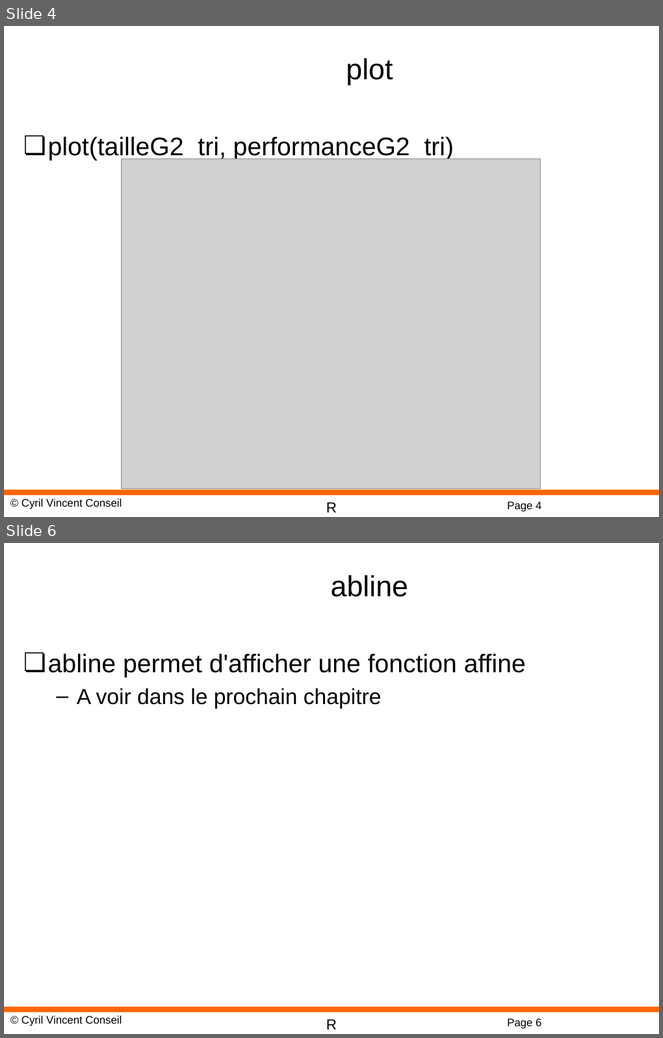
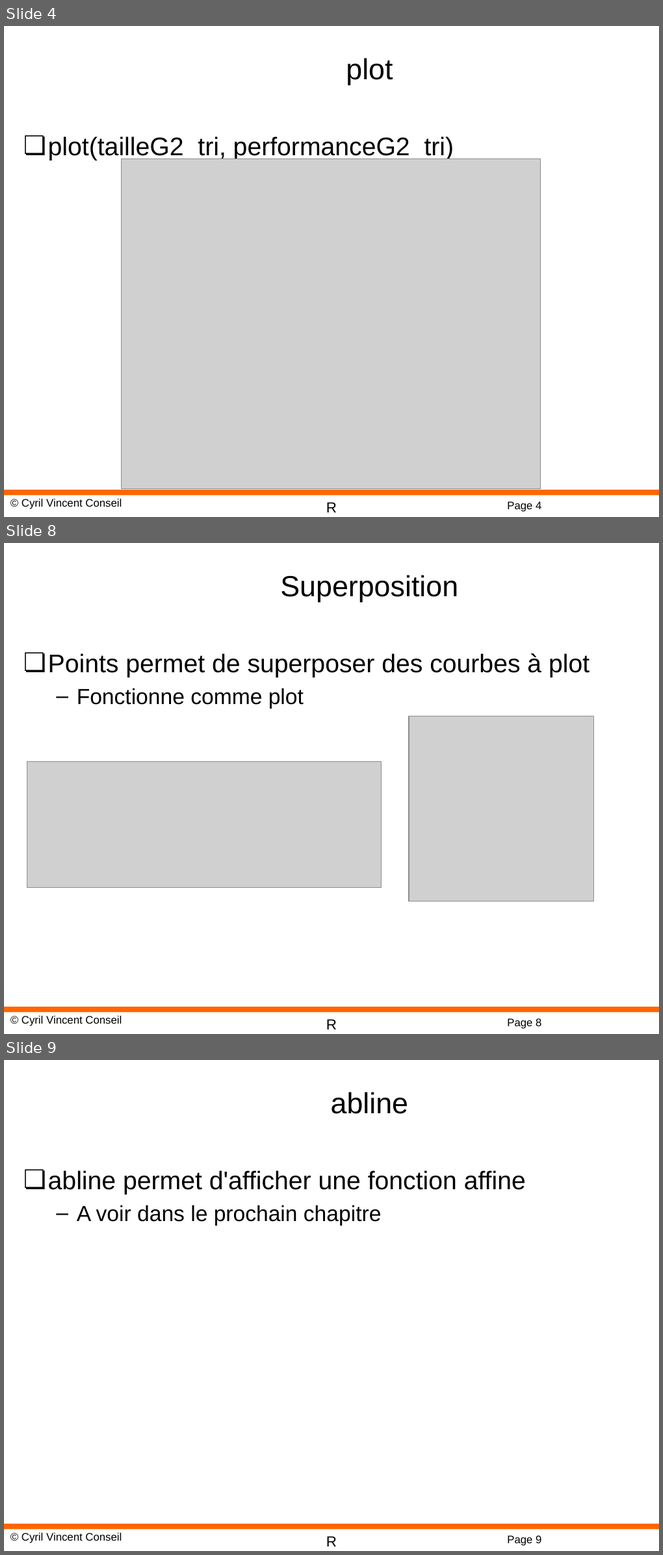
Before and after one commit to cyrilvincent/R, a slide deck: ppt/R-07-Graphic.pptx. Shown one above the other, each under a label of ours: slides 4 and 6 before the commit, slides 4, 8 and 9 after it; the slides between them are not shown. The pictures are 663x1038 and 663x1555 pixels, drawn with LibreOffice and Linux fonts; fonts in the diff are those of the drawing; grey boxes stand for pictures; background and template pictures are left out. Boxes give left, top, right and bottom in pixels: in the first picture for what was removed or moved away, otherwise in the second. Text is boxed around its words. In the diff, an @@ line names an element or a change of style, - is before the commit and + after.

```diff
--- a/ppt/R-07-Graphic.pptx
+++ b/ppt/R-07-Graphic.pptx
@@ slide 8 added at box(4, 543, 659, 1034), background #FFFFFF; not listed: 4 template elements that a slide beside it also shows @@
@@ title added at box(280, 575, 458, 602), 32 pt, text #000000 @@
+Superposition
@@ text added at box(48, 653, 590, 709), 28 pt, text #000000 @@
+❏ Points permet de superposer des courbes à plot
+  – Fonctionne comme plot
@@ picture added at box(409, 717, 594, 901) @@
@@ picture added at box(27, 762, 382, 887) @@
@@ what was slide 6 is now slide 9 @@
@@ page number at box(507, 1536, 542, 1546): text changed @@
-Page 6
+Page 9
```
Also in this commit, not shown: 1 slide changed, 4 other slides added, 4 slides removed, 3 other files.
